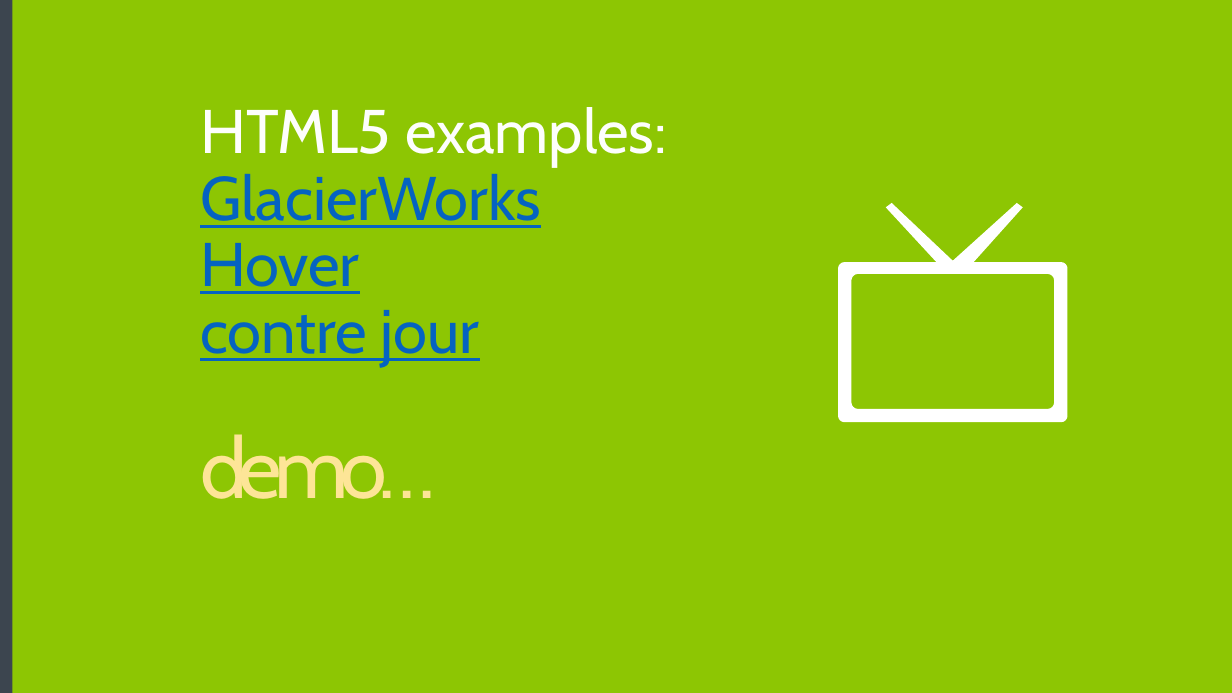
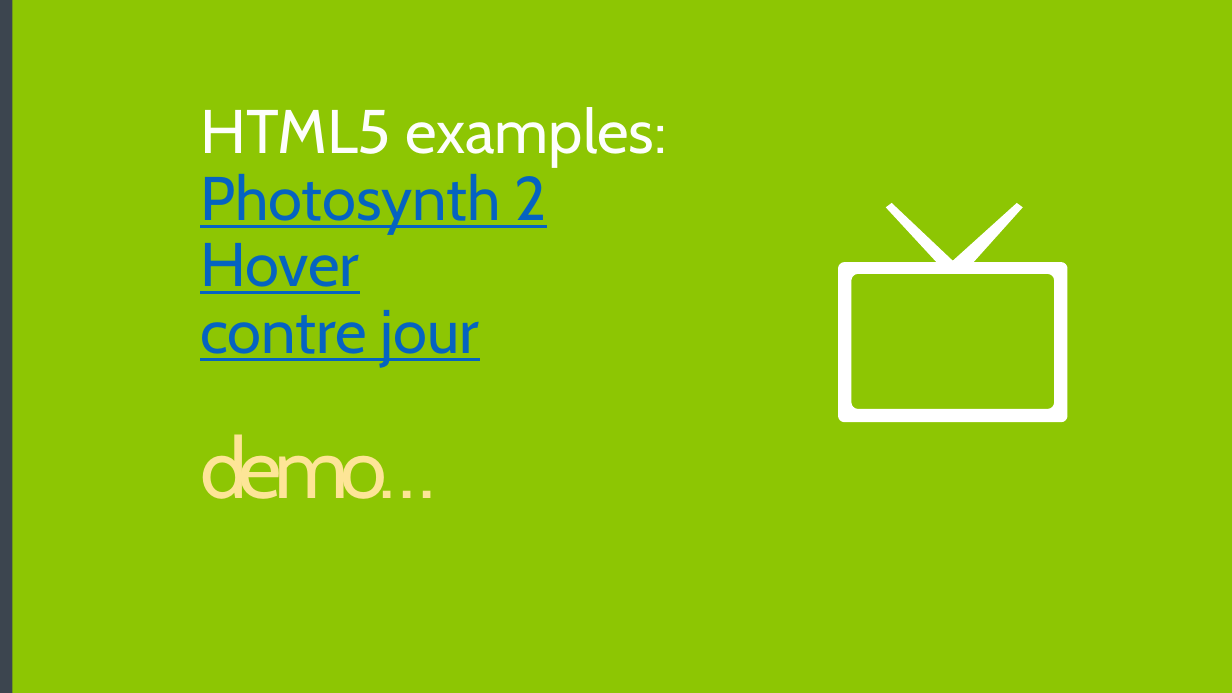
Before and after one commit to Microsoft-Web/DECK-Modern-Web-Front-Ends, a slide deck: slide 7 of 4-Modern-web-front-ends.pptx. Drawn at 1232x693 pixels with LibreOffice and Linux fonts; fonts in the diff are those of the drawing; background and template pictures are left out. Boxes give left, top, right and bottom in pixels: in the first picture for what was removed or moved away, otherwise in the second. Text is boxed around its words. In the diff, an @@ line names an element or a change of style, - is before the commit and + after.

```diff
--- a/4-Modern-web-front-ends.pptx
+++ b/4-Modern-web-front-ends.pptx
@@ title at box(200, 107, 667, 367): text changed @@
-HTML5 examples:
-GlacierWorks
-Hover
-contre jour
+HTML5 examples:
+Photosynth 2
+Hover
+contre jour
```
Also in this commit, not shown: 1 other slide changed.
